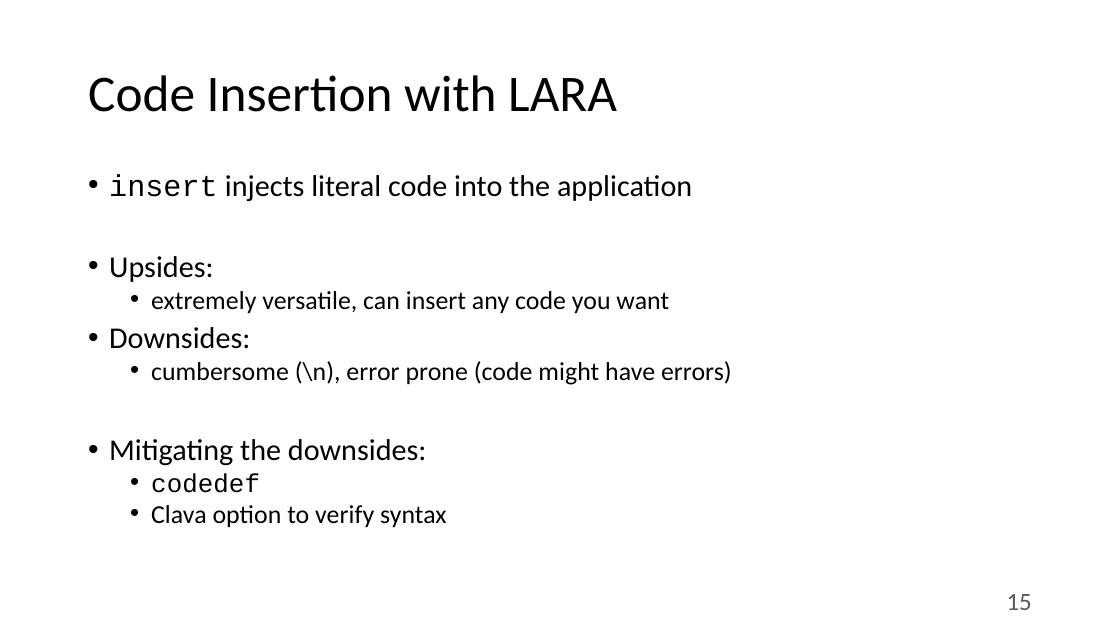
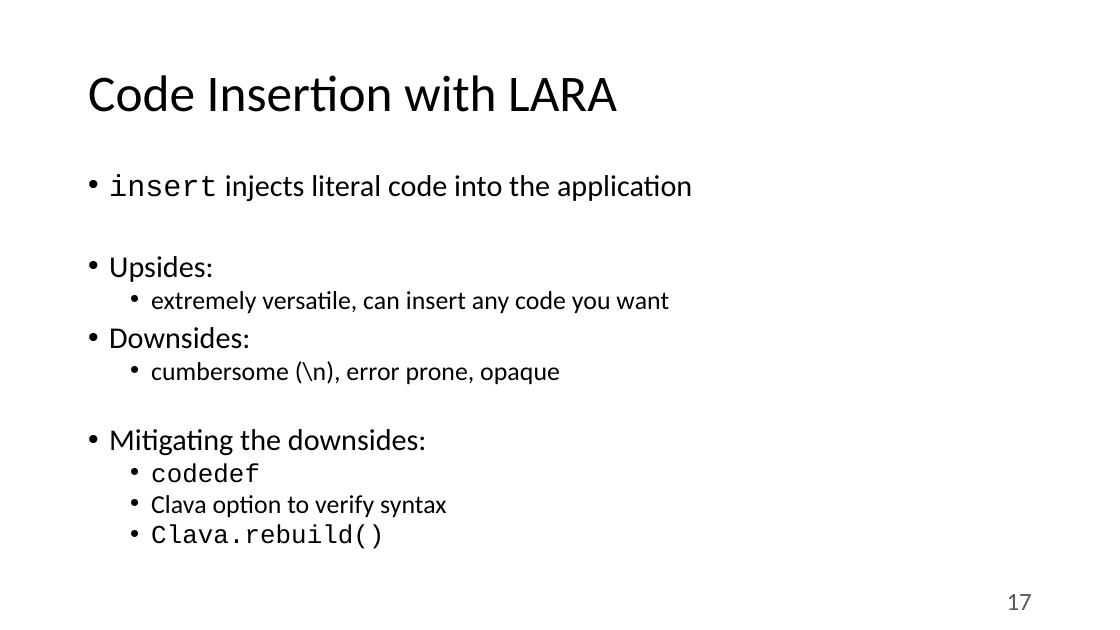
Before and after one commit to specs-feup/specs-lara, a slide deck: slide 17 of Tutorial-2018-INDIN/Clava-Tutorial.pptx (slide 15 before the commit). Drawn at 1120x630 pixels with LibreOffice and Linux fonts; fonts in the diff are those of the drawing. Boxes give left, top, right and bottom in pixels: in the first picture for what was removed or moved away, otherwise in the second. Text is boxed around its words. In the diff, an @@ line names an element or a change of style, - is before the commit and + after.

```diff
--- a/Tutorial-2018-INDIN/Clava-Tutorial.pptx
+++ b/Tutorial-2018-INDIN/Clava-Tutorial.pptx
@@ text at box(151, 361, 560, 384): text changed @@
-  • cumbersome (\n), error prone (code might have errors)
+  • cumbersome (\n), error prone, opaque
@@ text at box(151, 524, 384, 549): paragraph added @@
+  • Clava.rebuild()
@@ page number at box(1007, 594, 1032, 610): text changed @@
-15
+17
```
Also in this commit, not shown: 8 other slides changed, 10 slides added, 2 slides removed, 5 other files.
